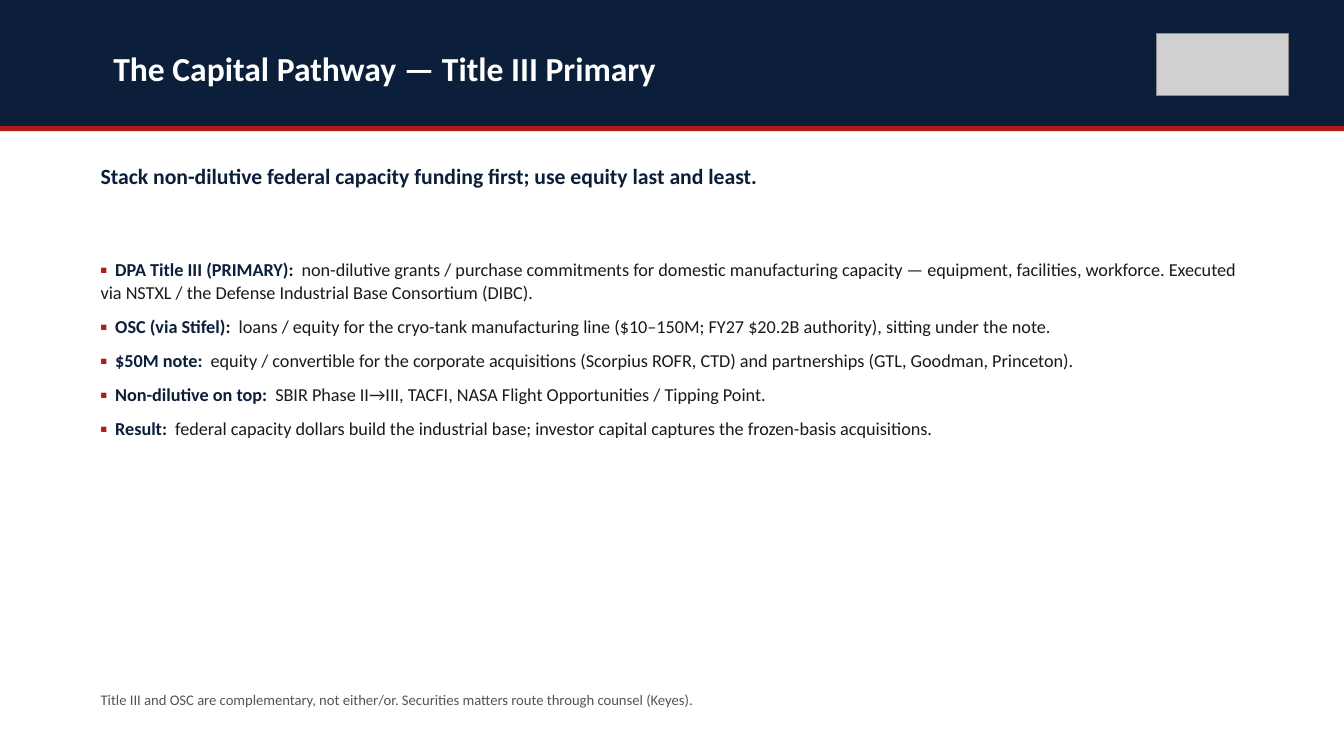
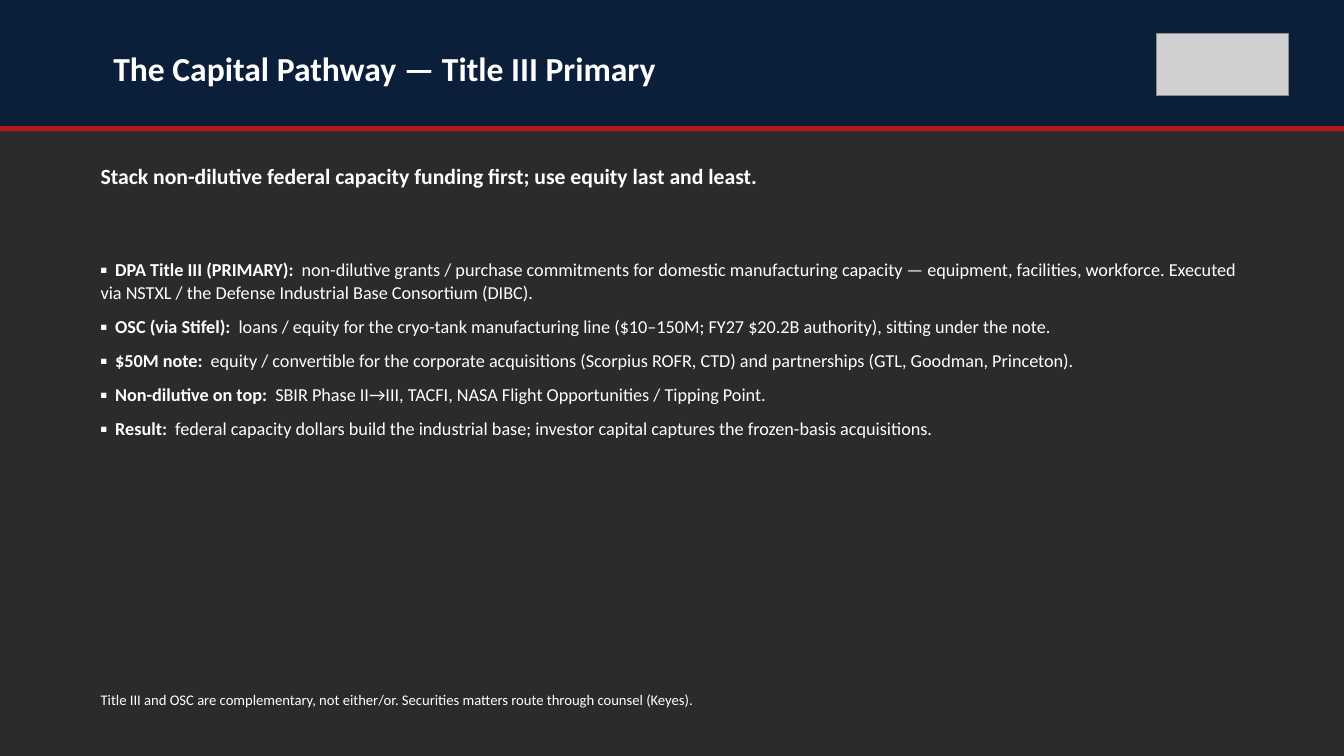
Before and after one commit to ExosAerospace/workspace, a slide deck: slide 4 of data-room/Exos_SeriesA/_CANONICAL/Exos_SeriesA_PitchDeck_FULL_2026-08-16_CORRECTED.pptx (slide 3 before the commit). Drawn at 1344x756 pixels with LibreOffice and Linux fonts; fonts in the diff are those of the drawing; grey boxes stand for pictures; background and template pictures are left out; a plain dark background stands for a picture behind light text. Boxes give left, top, right and bottom in pixels: in the first picture for what was removed or moved away, otherwise in the second. Text is boxed around its words. In the diff, an @@ line names an element or a change of style, - is before the commit and + after.

```diff
--- a/data-room/Exos_SeriesA/_CANONICAL/Exos_SeriesA_PitchDeck_FULL_2026-08-16_CORRECTED.pptx
+++ b/data-room/Exos_SeriesA/_CANONICAL/Exos_SeriesA_PitchDeck_FULL_2026-08-16_CORRECTED.pptx
@@ background #FFFFFF to picture (left out) @@
@@ text "Stack non-dilutive federal capacity funding ..." at (101,168,757,188): text colour #0B1F3A to #FFFFFF @@
@@ text "▪ DPA Title III (PRIMARY): ..." at (101,262,1236,438): text colour #B31B1B to #FFFFFF in "▪", "▪", "▪", "▪" and 1 more places; text colour #0B1F3A to #FFFFFF in "DPA Title III (PRIMARY):", "OSC (via Stifel):", "$50M note:", "Non-dilutive on top:" and 1 more places; text colour #1A1A1A to #FFFFFF in "non-dilutive grants / purchase commitments for domestic ...", "loans / equity for the cryo-tank manufacturing ...", "equity / convertible for the corporate acquisitions ...", "SBIR Phase II→III, TACFI, NASA Flight Opportunities ..." and 1 more places @@
@@ text "Title III and OSC are ..." at (101,694,692,708): text colour #555555 to #FFFFFF @@
```
Also in this commit, not shown: 4 other slides changed, 1 slide added, 9 other files.
